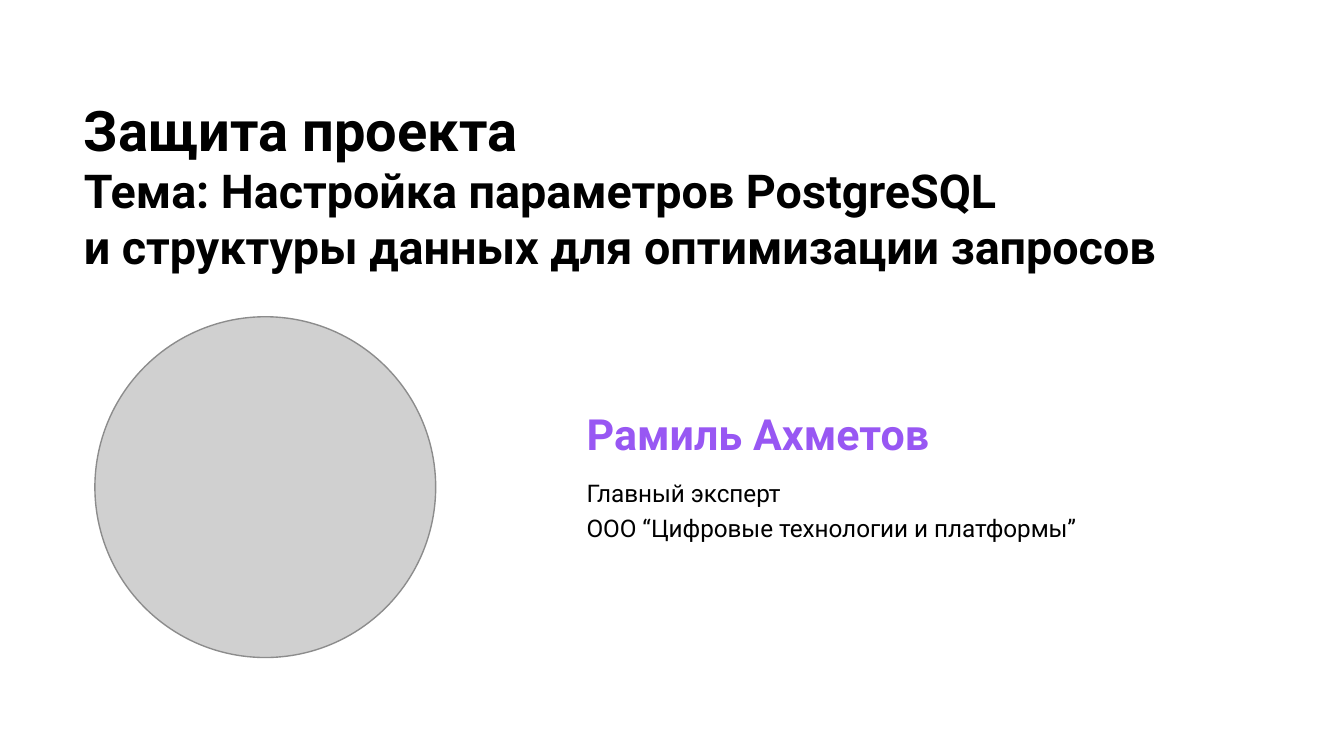
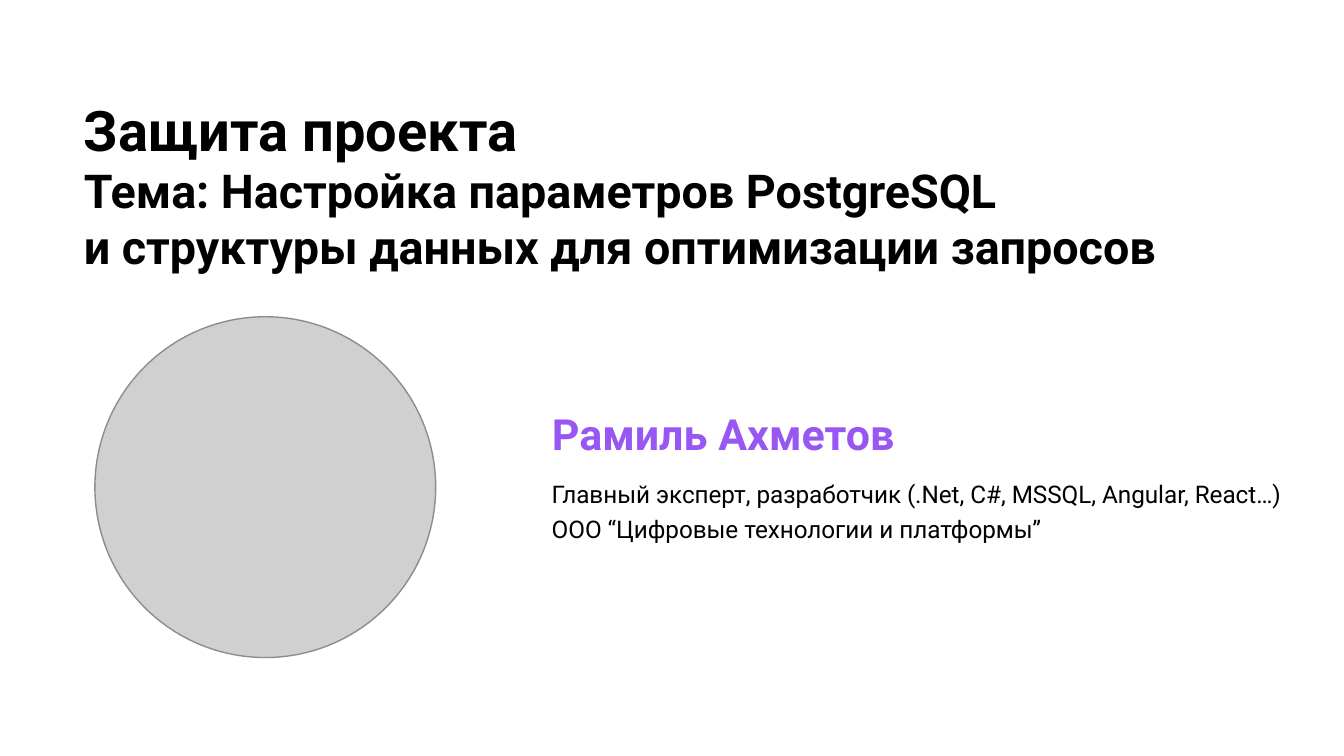
Before and after one commit to a-ramil/study-postgresql, a slide deck: slide 3 of Project/Настройка параметров PostgreSQL и структуры данных для оптимизации запросов.pptx. Drawn at 1344x756 pixels with LibreOffice and Linux fonts; fonts in the diff are those of the drawing; grey boxes stand for pictures; background and template pictures are left out. Boxes give left, top, right and bottom in pixels: in the first picture for what was removed or moved away, otherwise in the second. Text is boxed around its words. In the diff, an @@ line names an element or a change of style, - is before the commit and + after.

```diff
--- a/Project/Настройка параметров PostgreSQL и структуры данных для оптимизации запросов.pptx
+++ b/Project/Настройка параметров PostgreSQL и структуры данных для оптимизации запросов.pptx
@@ text "Рамиль Ахметов": place and size @@
-text "Рамиль Ахметов" at (587,419,929,451)
+text "Рамиль Ахметов" at (552,419,894,451)
@@ text "Главный эксперт, разработчик (.Net, C#, ...": place and size @@
-text "Главный эксперт, разработчик (.Net, C#, ..." at (587,484,1076,542)
+text "Главный эксперт, разработчик (.Net, C#, ..." at (552,483,1281,543)
@@ text at (552,483,1281,509): text changed @@
-Главный эксперт
+Главный эксперт, разработчик (.Net, C#, MSSQL, Angular, React…)
```
Also in this commit, not shown: 1 other slide changed, 1 other file.
